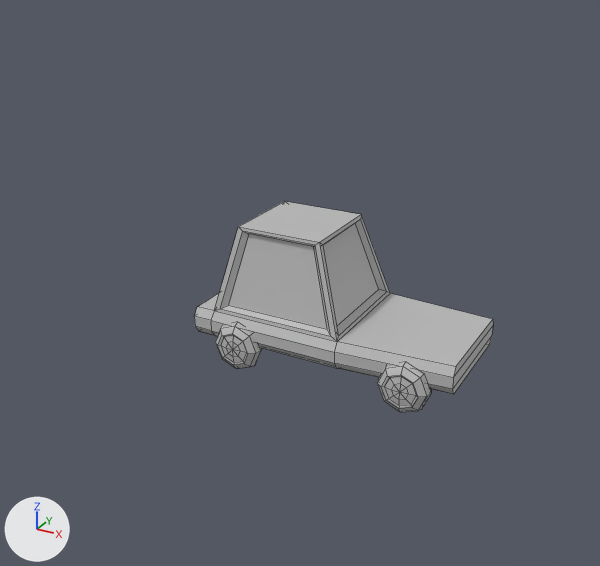
The FBX model Assets/bil.fbx, before and after one commit.
Before and after are seen from a 50 mm camera at (0.1, -0.221, 0.136) aimed at (-0.01, -0.02, 0.035). Every picture has the same lights, and +X, +Y and +Z are marked at lower left. Mesh edges are drawn as thin lines. Where no turn or scale is listed for an object, it has been applied to the vertices.
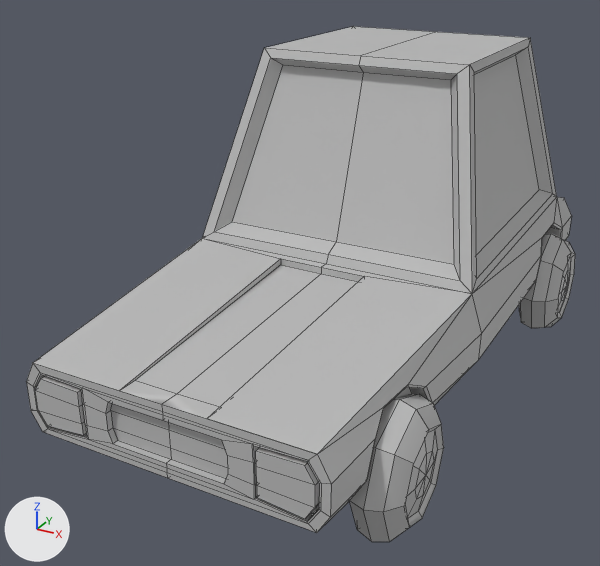
Boxes [x1, y1, x2, y2] around the edits, measured in the pictures (600 x 566 px; the box of a moved part takes in the faces that stretch with it):
'pSphere9', reshaped, moved (83% wider, 144% taller)
    before: [194, 201, 493, 412]
    after: [26, 26, 575, 542]
part 1 of me_mesh, moved or reshaped (not visible afterwards)
    before: [215, 322, 262, 369]
part 2 of me_mesh, moved or reshaped
    before: [377, 362, 431, 412]
    after: [350, 394, 444, 542]
part 3 of me_mesh, moved or reshaped (not visible before)
    after: [519, 234, 575, 328]
part 4 of me_mesh, added
    after: [26, 26, 572, 533]
part 5 of me_mesh, deleted
    before: [194, 201, 493, 394]

What changed in the scene script:
```text
Change me_mesh:
    used by ob_psphere9; location = (-0.0047, 0.0005, 0.0236)
    remove me_mesh.from_pydata(...)  # 340 vertices, 362 faces; spans x -0.044..0.044, y -0.0249..0.0249, z -0.0234..0.0234
    add me_mesh.from_pydata(...)  # 654 vertices, 676 faces; spans x -0.054..0.054, y -0.0943..0.0943, z -0.0498..0.0498
    me_mesh part 1: the loose piece of 66 vertices spanning x -0.036..-0.0192, y -0.0249..-0.0174, z -0.0234..-0.0065 is turned -90 degrees about the z axis through its middle and scaled by 2.13, then moved by (-0.0144, -0.0416, -0.0169)
    me_mesh part 2: the loose piece of 66 vertices spanning x 0.0209..0.0378, y -0.0233..-0.0158, z -0.0234..-0.0065 is multiplied about its middle by the matrix ((0.0, -2.134, 0.0), (-2.134, 0.0, 0.0), (0.0, 0.0, 2.134)), then moved by (0.0126, -0.0431, -0.0169)
    me_mesh part 3: the loose piece of 66 vertices spanning x 0.0209..0.0378, y 0.016..0.0235, z -0.0234..-0.0065 is multiplied about its middle by the matrix ((0.0, -2.134, 0.0), (-2.134, 0.0, 0.0), (0.0, 0.0, 2.134)), then moved by (0.0167, 0.0424, -0.0169)
    me_mesh part 4: a new loose piece of 390 vertices spanning x -0.047..0.047, y -0.0943..0.0943, z -0.038..0.0498, in mat_lambert1 (grey #bcbcbc)
    me_mesh part 5: the loose piece of 76 vertices spanning x -0.044..0.044, y -0.0223..0.0214, z -0.0178..0.0234 is deleted
Change ob_psphere9:
    ob_psphere9.location: (-0.0047, 0.0005, 0.0236) -> (0.0, -0.0065, 0.0503)
```
